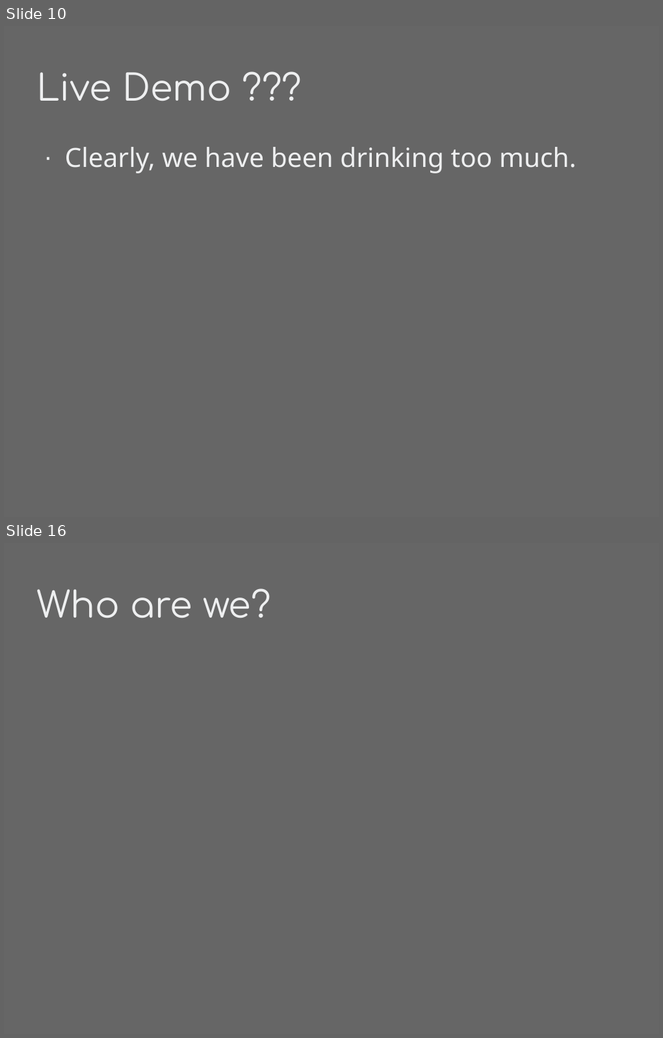
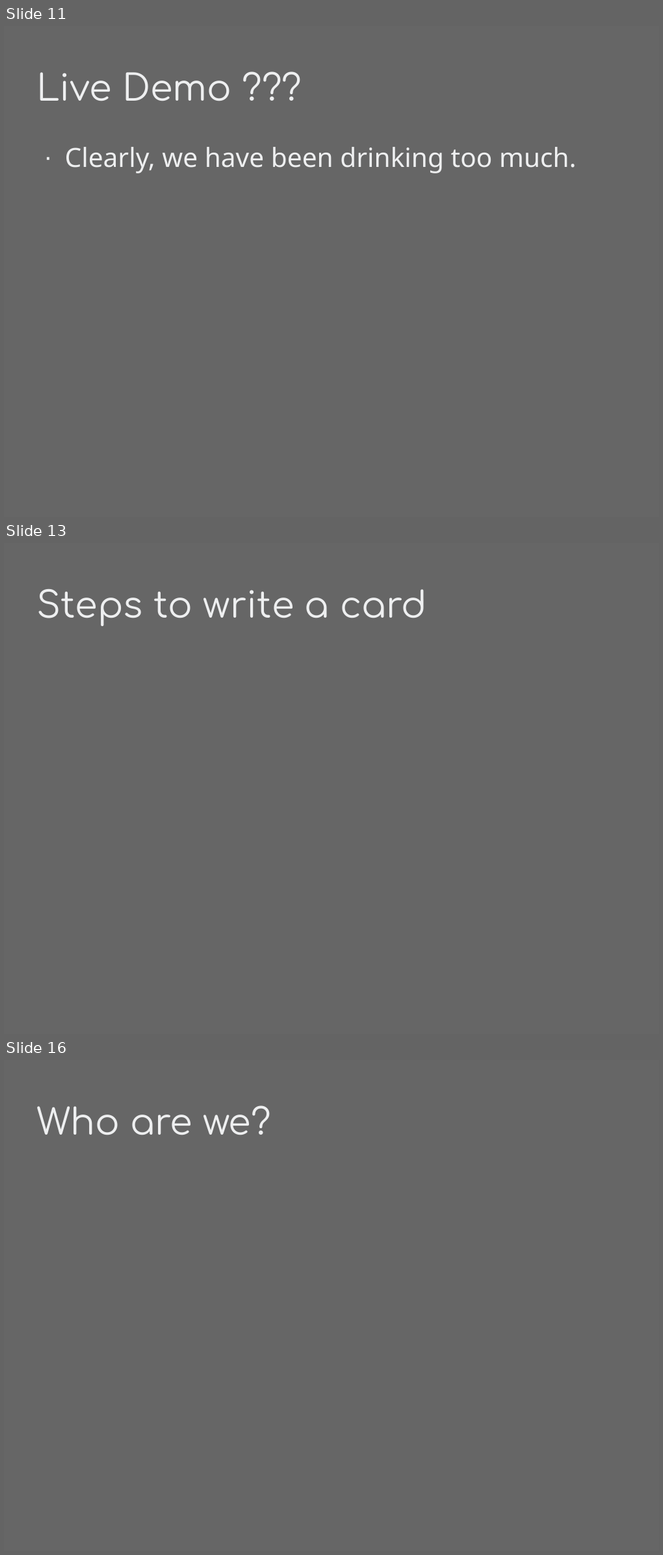
Before and after one commit to phyushin/Breaking_Badge, a slide deck: presentation/sle4442.odp. Shown one above the other, each under a label of ours: slides 10 and 16 before the commit, slides 11, 13 and 16 after it; the slides between them are not shown. The pictures are 663x1038 and 663x1555 pixels, drawn with LibreOffice and Linux fonts; fonts in the diff are those of the drawing. Boxes give left, top, right and bottom in pixels: in the first picture for what was removed or moved away, otherwise in the second. Text is boxed around its words. In the diff, an @@ line names an element or a change of style, - is before the commit and + after.

```diff
--- a/presentation/sle4442.odp
+++ b/presentation/sle4442.odp
@@ slide 13 added at [4,543,659,1034], background #666666 @@
@@ title added at [36,589,426,626], 44 pt, text #EEEFF0 @@
+Steps to write a card
@@ what was slide 10 is now slide 11 @@
```
Also in this commit, not shown: 1 slide changed, 5 other slides added, 7 slides removed.
